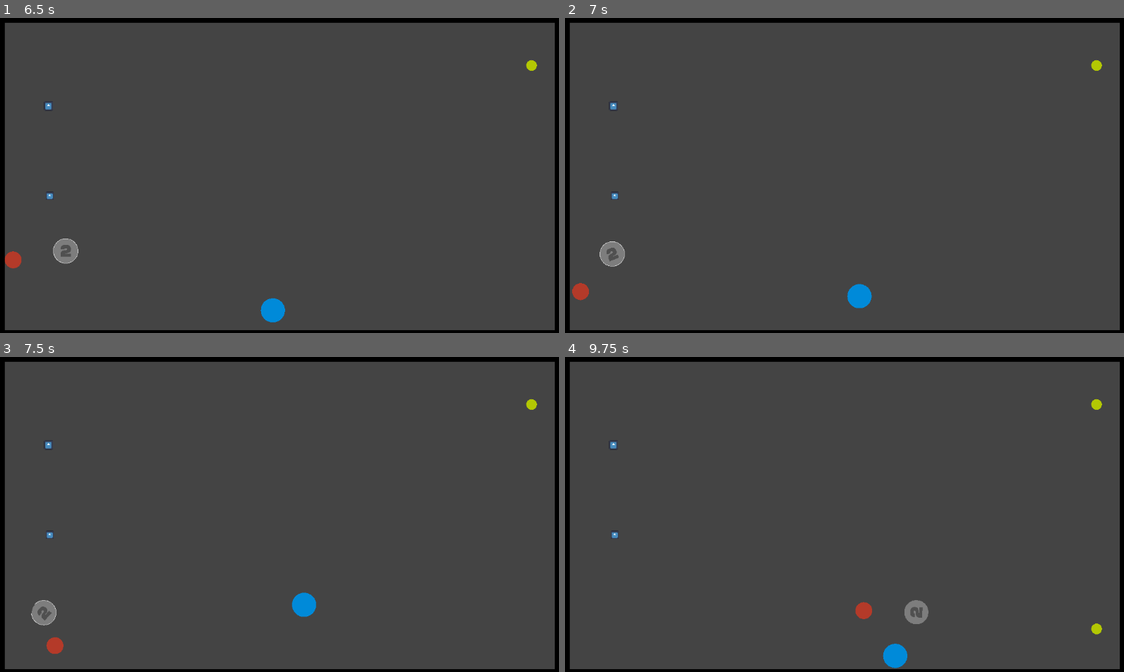
Above: before the commit, frames 1-4 (two rows, left to right).
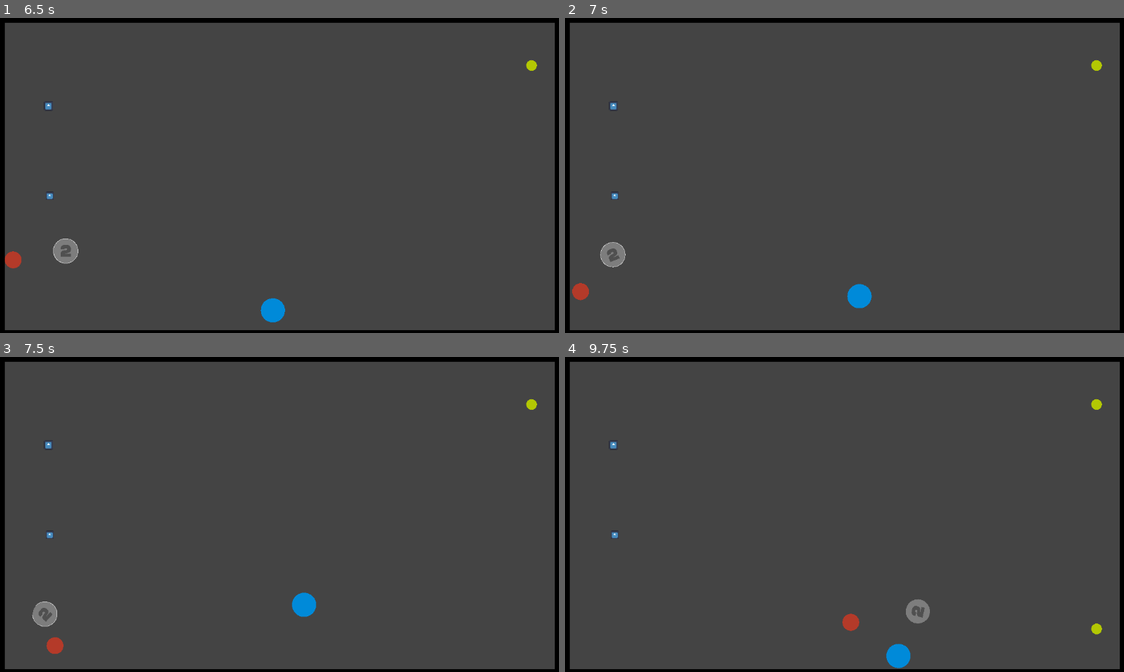
Above: after the commit, the same moments.

Repository: Coolfede97/Bots-League
Game: Godot game, scene res://PRUEBAS/pruebas.tscn
Two runs of this game, one before a commit and one after it. Both use one fixed random seed, a clock stepped at 60 frames per second and the inputs below. The engine's default icon, where the game draws it, is replaced by a stand-in: a white triangle on a blue panel in a dark square.
Inputs (mouse positions are in pixels of both pictures, inside the frame that each line leads up to):
- Up to frame 1 (6.5 s): tap Enter (ui_accept) at 0.5, 0.77, 1.52, 3.02, 3.77, 4.52, 6.02 s; move the mouse to (402, 159) at 0.52 s; press the mouse at (402, 159) at 0.53 s; hold Right (ui_right) 0.53-1.28 s; move the mouse to (167, 191) at 1.27 s; release the mouse at (167, 191) at 1.28 s; hold Down (ui_down) 1.28-2.03 s; right-click (167, 191) at 1.35 s; move the mouse to (335, 106) at 2.02 s; press the mouse at (335, 106) at 2.03 s; hold Right (ui_right) 2.03-2.78 s; move the mouse to (251, 238) at 2.77 s; release the mouse at (251, 238) at 2.78 s; hold Up (ui_up) 2.78-3.53 s; right-click (251, 238) at 2.85 s; move the mouse to (447, 222) at 3.52 s; press the mouse at (447, 222) at 3.53 s; hold Left (ui_left) 3.53-5.03 s; move the mouse to (111, 128) at 4.27 s; release the mouse at (111, 128) at 4.28 s; right-click (111, 128) at 4.35 s; move the mouse to (307, 175) at 5.02 s; press the mouse at (307, 175) at 5.03 s; hold Down (ui_down) 5.03-5.78 s; move the mouse to (195, 93) at 5.77 s; release the mouse at (195, 93) at 5.78 s; hold Right (ui_right) from 5.78 s (still down); right-click (195, 93) at 5.85 s
- Up to frame 2 (7 s): move the mouse to (967, 159) at 6.52 s; release Right (ui_right) at 6.53 s; press the mouse at (967, 159) at 6.53 s; hold Up (ui_up) from 6.53 s (still down); tap Enter (ui_accept) at 6.77 s
- Up to frame 3 (7.5 s): move the mouse to (167, 530) at 7.27 s; release Up (ui_up) at 7.28 s; release the mouse at (167, 530) at 7.28 s; hold Right (ui_right) from 7.28 s (still down); right-click (167, 530) at 7.35 s
- Up to frame 4 (9.75 s): tap Enter (ui_accept) at 7.52, 9.02 s; move the mouse to (900, 445) at 8.02 s; release Right (ui_right) at 8.03 s; press the mouse at (900, 445) at 8.03 s; hold Down (ui_down) 8.03-8.78 s; move the mouse to (816, 577) at 8.77 s; release the mouse at (816, 577) at 8.78 s; hold Left (ui_left) 8.78-9.53 s; right-click (816, 577) at 8.85 s; move the mouse to (1012, 561) at 9.52 s; press the mouse at (1012, 561) at 9.53 s; hold Up (ui_up) from 9.53 s (still down)

Frame 1 is identical in both runs. In frame 2, less than 0.1% of the frame differs, in the area x 6-11%, y 70-80%; in frame 3, 0.1%; in frame 4, 0.5%, in the area x 49-66%, y 76-99%.

Commit message:
Ahora el bot sigue a ballFP en algunos casos

Diff:
--- a/Bots/2/CalculatorBot2.gd
+++ b/Bots/2/CalculatorBot2.gd
@@ -66,7 +66,10 @@
 func notAbleToKick(delta):
 	functionCallable=false
 	if bot.position.x-ball.position.x>0 and kick==false:
-		bot.apply_central_force(hypotenuseNormalized(ball.position-bot.position)*walkSpeed*delta)
+		if ball.linear_velocity.x<0 or ball.position.distance_to(bot.position)>350:
+			bot.apply_central_force(hypotenuseNormalized(bot.ballFP-bot.position)*walkSpeed*delta)
+		else:
+			bot.apply_central_force(hypotenuseNormalized(ball.position-bot.position)*walkSpeed*delta)
 	elif kick==false:
 		lookingForturbo=true
 		bot.turboRemaining-=0.01
